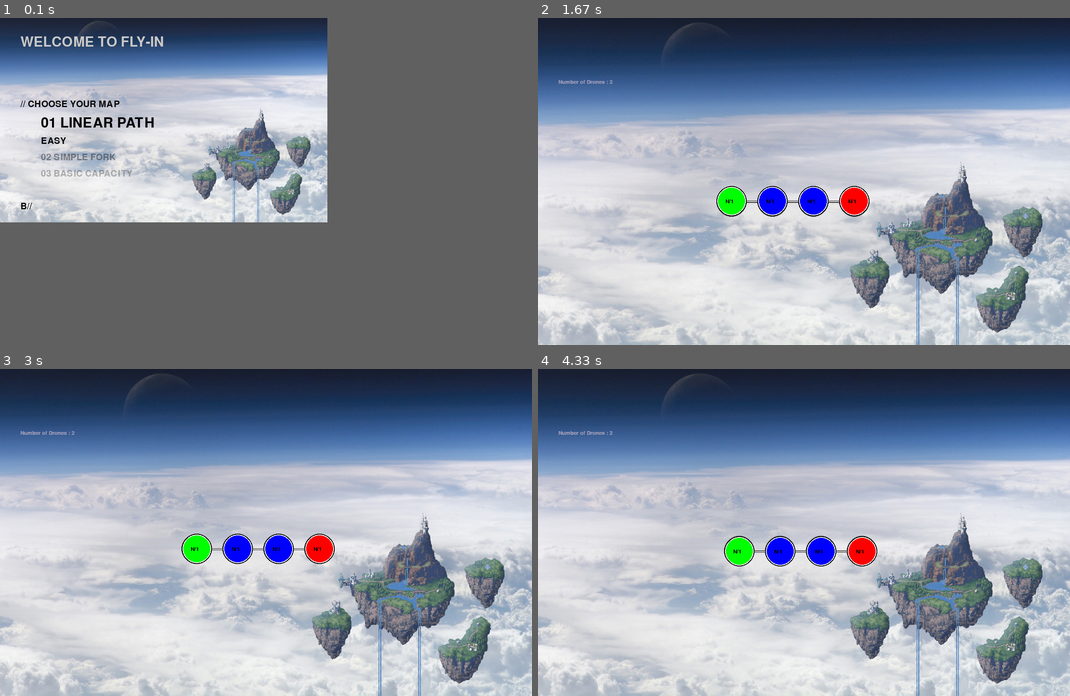
Above: before the commit, frames 1-4 (two rows, left to right).
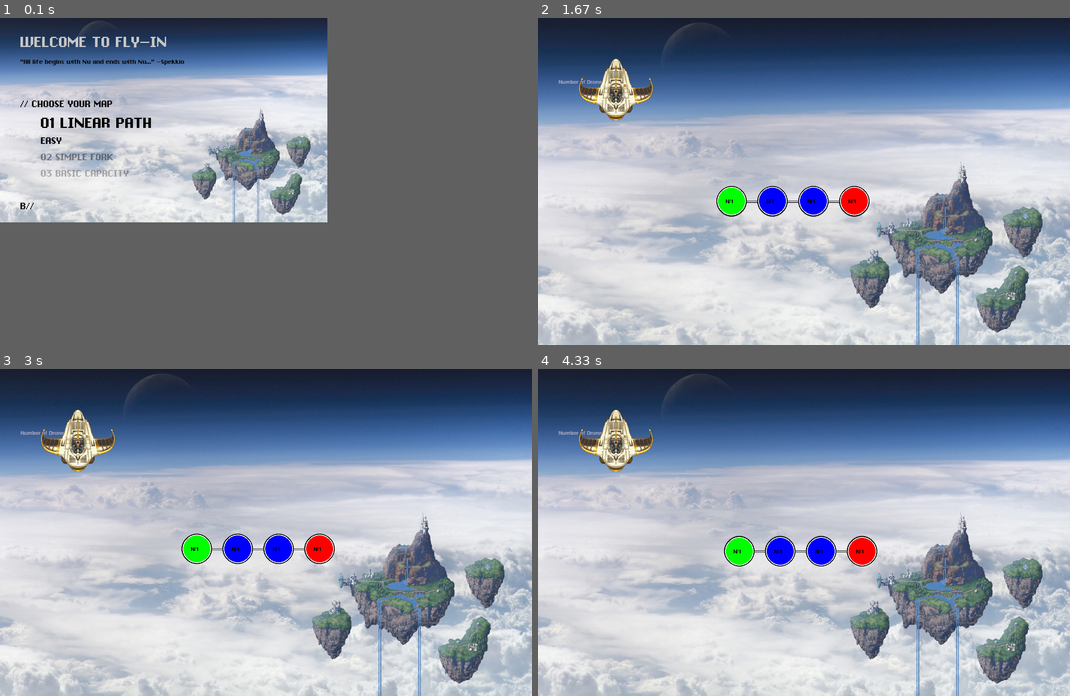
Above: after the commit, the same moments.

Repository: bilalium1/fly-in
Game: pygame game, started from main.py
Two runs of this game, one before a commit and one after it. Both use one fixed random seed, a clock stepped at 60 frames per second and the inputs below.
Inputs:
- Up to frame 1 (0.1 s): no input
- Up to frame 2 (1.67 s): tap Enter at 0.33 s
- Up to frame 3 (3 s): no input
- Up to frame 4 (4.33 s): no input

The runs differ from the first frame. In frame 1, 1.5% of the frame differs, in the area x 3-35%, y 5-59%; in frame 2, 1.2%; in frame 3, 1.2%; in frame 4, 1.2%.

Commit message:
DIMA K.A.C

Diff:
--- a/models.py
+++ b/models.py
@@ -6,6 +6,9 @@
         self.nb_drones = info["nb_drones"]
         self.hubs = info["hubs"]
         self.cons = info["connections"]
+        self.drones = []
+        self.turns = dict()
+        # Each turn is an entry in which : (drone : Hub)
 
 class Drone():
     def __init__(self, start_hub : Hub):
--- a/parser.py
+++ b/parser.py
@@ -17,6 +17,8 @@
 # restricted: 2 turns
 # priority: 1 turn (but should be preferred in pathfinding algorithms)
 # blocked: Inaccessible — cannot be entered
+
+from pygame.color import THECOLORS
 
 zones = [
     "normal",
@@ -41,7 +43,7 @@
 
                 sp = l.split(":")
                 if len(sp) != 2:
-                    raise ValueError("Invalid colon Identation")
+                    raise ValueError("Invalid Entry")
                     continue
 
                 if sp[0] not in ["nb_drones", "hub", "end_hub", "start_hub", "connection"]:
@@ -62,8 +64,6 @@
                         raise ValueError("Invalid characters in name")
                     x = int(hub_sp[1])
                     y = int(hub_sp[2])
-                    if x < 0 or y < 0:
-                        raise ValueError("Negative Coodinates.")
 
                     meta = {"color": 'grey', "zone": "normal", "max_drones": 1}
                     meta_sp = hub_sp[3].strip("[]").split(" ")
@@ -72,6 +72,8 @@
                         if m_sp[0] not in ["color", "zone", "max_drones"]:
                             raise ValueError("Invalid Metadata:", m_sp[0])
                         if m_sp[0] == "color":
+                            if m_sp[1] not in set(THECOLORS.keys()).union({"rainbow"}):
+                                raise ValueError("Color doesn't exits in Pygame.")
                             meta.update({"color": m_sp[1]})
                         elif m_sp[0] == "zone":
                             if m_sp[1] not in zones:
@@ -85,10 +87,20 @@
                     info["hubs"].update({name: (x, y, meta)})
 
                 if sp[0] == "connection":
-                    con_sp = sp[1].strip().split(" ")[0].split('-')
+                    cn_sp = sp[1].strip().split(" ")
+                    if (len(cn_sp) < 1 or len(cn_sp) > 2):
+                        raise ValueError("Invalid Connection")
+                    con_sp = cn_sp[0].split('-')
+                    if (len(cn_sp) == 2):
+                        max_sp = cn_sp[1]
+                        max_link = max_sp.split("=")[1].strip("]")
+                    else:
+                        max_link = 1
                     if len(con_sp) != 2:
                         raise ValueError("Invalid Connection")
-                    info["connections"].append((con_sp[0], con_sp[1]))
+                    if con_sp[0] not in info["hubs"].keys() or con_sp[1] not in info["hubs"].keys():
+                        raise ValueError("Connected Hub doesn't exist")
+                    info["connections"].append((con_sp[0], con_sp[1], max_link))
             except Exception as e:
                 print(f"Error on line {i + 1} :", e)
                 return None
--- a/test.txt
+++ b/test.txt
@@ -4,10 +4,10 @@
 start_hub: start 0 0 [color=rainbow]
 hub: waypoint1 5 0 [color=rainbow]
 hub: waypoint2 6 0 [color=rainbow]
-hub: waypoint3 6 1 [color=rainbow]
+hub: waypoint3 6 1 [color=cadetblue1]
 end_hub: goal 7 0 [color=rainbow]
 
-connection: start-waypoint1
-connection: waypoint1-waypoint2
-connection: waypoint1-waypoint3
-connection: waypoint2-goal
+connection: start-waypoint1 [max_link_capacity=1]
+connection: waypoint1-waypoint2 [max_link_capacity=1]
+connection: waypoint1-waypoint3 [max_link_capacity=1]
+connection:  waypoint3-goal
--- a/visualizer/menu_vis.py
+++ b/visualizer/menu_vis.py
@@ -2,6 +2,7 @@
 import colorsys
 import math
 import time
+import random
 
 maps = [
     "maps/easy/01_linear_path.txt",
@@ -19,23 +20,65 @@
     "maps/challenger/01_the_impossible_dream.txt"
 ]
 
+quotes = [
+    '"But... the future refused to change." -Magus',
+    '"The right time is anytime you feel like it." -Crono',
+    '"To change history, you must first change yourself." -Gaspar',
+    '"I am the wind… the sea… and the sky." -Schala',
+    '"The future is not written. It can be changed." -Lucca',
+    '"What do you think? Should we change history?" -Marle',
+    '"We must hurry… or the past will be lost forever." -Frog',
+
+    '"All life begins with Nu and ends with Nu..." -Spekkio',
+    '"Power is not something that is given. It is taken." -Magus',
+    '"A strong will can change even fate itself." -Crono',
+    '"Time flows like a river, and history is its current." -Gaspar',
+    '"The world is full of possibilities… even the impossible ones." -Lucca',
+    '"I fight not for glory, but for those I cannot save otherwise." -Frog',
+    '"Even in despair, there is a path forward." -Schala'
+]
+
+import math
+
+def loop_y(t, screen_h, speed=1.0):
+    return (t * speed * screen_h) % (screen_h + 500)
+
 def menu_viz():
     #pygame setup
     hue = 0
 
     pygame.init()
+    pygame.mixer.init()
     screen = pygame.display.set_mode((800, 500))
     clock = pygame.time.Clock()
     running = True
 
-    img = pygame.image.load("crono.jpg").convert()
+    pygame.display.set_caption("Fly-In Trigger")
+    pygame.display.set_icon(pygame.image.load("images/chronoIcon.png"))
+
+    pygame.mixer.music.load("sounds/menu_music.mp3")
+    pygame.mixer.music.set_volume(0.5)
+    pygame.mixer.music.play(loops=-1)
+
+    select_sound = pygame.mixer.Sound("sounds/blipSelect.wav")
+    select_sound.set_volume(0.2)
+
+    img = pygame.image.load("images/crono.jpg").convert()
     img = pygame.transform.scale(img, screen.get_size())
+
+    epoch = pygame.image.load("images/epoch.png")
+    epoch = pygame.transform.scale(epoch, (120, 100))
+    epoch.set_alpha(200)
+
     pygame.font.init()
-    big_font = pygame.font.SysFont('Montserrat Black', 50)
-    small_font = pygame.font.SysFont('Montserrat Regular', 32)
+    big_font = pygame.font.Font('misc/ChronoType.ttf', 50)
+    small_font = pygame.font.Font('misc/ChronoType.ttf', 32)
+    smaller_font = pygame.font.Font('misc/ChronoType.ttf', 21)
     i = 0
     current_map = maps[i]
     n_maps = len(maps)
+
+    chosen_quote = quotes[random.randint(0, len(quotes)-1)]
 
     while running:
         for event in pygame.event.get():
@@ -43,8 +86,10 @@
                 running = False
             elif event.type == pygame.KEYDOWN:
                 if event.key == pygame.K_DOWN:
+                    select_sound.play()
                     i = (i + 1) % n_maps
                 if event.key == pygame.K_UP:
+                    select_sound.play()
                     i = (i - 1) % n_maps
                 current_map = maps[i]
                 if event.key == pygame.K_RETURN:
@@ -54,6 +99,8 @@
 
         # fill screen with color to wipe away anything from last frame
         screen.blit(img, (0,0))
+        y = loop_y(time.time(), screen.get_height(), speed=0.05)
+        screen.blit(epoch, (450, y - 200))
 
         header = big_font.render("WELCOME TO FLY-IN", True, (200,200,200))
         header_sh = big_font.render("WELCOME TO FLY-IN", True, (50,50,80))
@@ -63,7 +110,9 @@
         map = big_font.render(current_map.split("/")[2][:-4].replace("_", " ").upper(), True, (0,0,0))
         n_map = small_font.render(maps[(i + 1) % n_maps].split("/")[2][:-4].replace("_", " ").upper(), True, (0,0,0))
         nn_map = small_font.render(maps[(i + 2) % n_maps].split("/")[2][:-4].replace("_", " ").upper(), True, (0,0,0))
+        quote = smaller_font.render(chosen_quote, True, (10,10,12))
         credit = small_font.render("B//", True, (10,10,12))
+
         n_map.set_alpha(100)
         nn_map.set_alpha(70)
         screen.blit(header_hs, (50, 50 + math.sin(time.time() * 3 - 0.5) * 8))
@@ -75,7 +124,7 @@
         screen.blit(n_map, (100, 330))
         screen.blit(nn_map, (100, 370))
 
-
+        screen.blit(quote, (50, 100))
         screen.blit(credit, (50, 450))
 
         # RENDER GAME HERE
--- a/visualizer/pygame_vis.py
+++ b/visualizer/pygame_vis.py
@@ -2,6 +2,7 @@
 import colorsys
 import math
 import time
+import os
 
 def get_map_rect(SCALE, Y_SCALE, info):
 
@@ -20,6 +21,10 @@
     SCREEN_X = 1300
     SCREEN_Y = 800
 
+    pygame.mixer.music.stop()
+    pygame.mixer.music.load("sounds/Determination.mp3")
+    pygame.mixer.music.play(loops=-1)
+
     map_rect = get_map_rect(SCALE, Y_SCALE, info)
 
     while (map_rect[0] > SCREEN_X - 100):
@@ -36,16 +41,19 @@
     clock = pygame.time.Clock()
     running = True
 
-    img = pygame.image.load("crono.jpg").convert()
+    img = pygame.image.load("images/crono.jpg").convert()
     img = pygame.transform.scale(img, screen.get_size())
     img.set_alpha(50)
     pygame.font.init()
 
+    epoch = pygame.image.load("images/epoch.png")
+    epoch = pygame.transform.scale(epoch, (180, 150))
+
     offset = pygame.Vector2(0,0)
 
     center_pos = pygame.Vector2(SCREEN_X // 2 - map_rect[0] // 2 + SCALE // 3, SCREEN_Y // 2 - map_rect[1] // 2 + SCALE)
-    my_font = pygame.font.SysFont('Montserrat', 20)
-    big_font = pygame.font.SysFont('Montserrat', 40)
+    my_font = pygame.font.SysFont('misc/ChronoType.ttf', 20)
+    big_font = pygame.font.SysFont('misc/ChronoType.ttf', 40)
 
     while running:
         for event in pygame.event.get():
@@ -55,12 +63,11 @@
                 if event.key == pygame.K_q or event.key == pygame.K_ESCAPE:
                     running = False
 
-
         # fill screen with color to wipe away anything from last frame
         screen.blit(img, (0,0))
         offset = pygame.Vector2(math.cos(time.time()) * 10, math.sin(time.time()) * 10)
 
-        for cn1, cn2 in info["connections"]:
+        for cn1, cn2, max_link in info["connections"]:
             start_pos = pygame.Vector2(
                 center_pos.x + info["hubs"][cn1][0] * SCALE,
                 center_pos.y + info["hubs"][cn1][1] * (SCALE + Y_SCALE)) + offset
@@ -95,6 +102,7 @@
         #screen.blit(title, (50, 50))
         #screen.blit(diff, (50, 100))
         screen.blit(max_drones, (50, 150))
+        screen.blit(epoch, (100, 100))
 
 
         # RENDER GAME HERE
Binary file removed: drone.png
Binary file added: images/chronoIcon.png
Renamed: crono.jpg -> images/crono.jpg
Binary file added: images/epoch.png
Binary file added: misc/ChronoType.ttf
Not shown, removed: 16-djikstra.pdf
Not shown, removed: en.subject.pdf
Not shown, added: misc/16-djikstra.pdf
Not shown, added: misc/en.subject.pdf
Not shown, added: sounds/Determination.mp3
Not shown, added: sounds/blipSelect.wav
Not shown, added: sounds/menu_music.mp3
